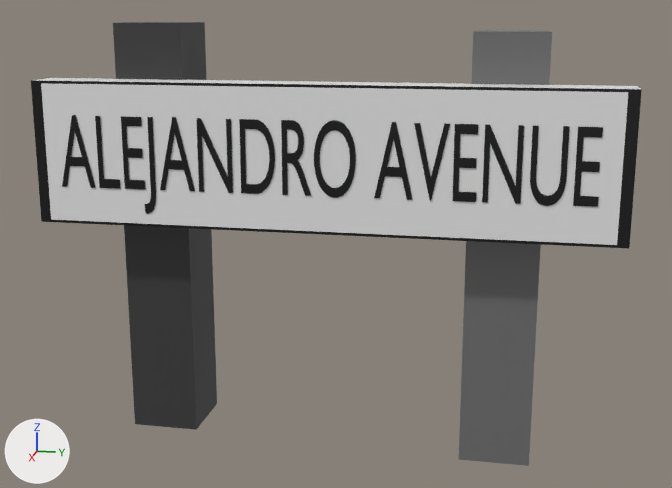
Two versions of the FBX model Assets/Models/uk_street_sign_rural_19.fbx, one commit apart.
One viewpoint serves both versions: a 50 mm camera at (25.63, 8.79, 11.27) aimed at (0.07, 3.67, 4.88). Every picture has the same lights, and +X, +Y and +Z are marked at lower left. Where no turn or scale is listed for an object, it has been applied to the vertices.

Script lines for the objects in view, before the commit:
```python
me_cube_001 = bpy.data.meshes.new('Cube.001')
me_cube_001.from_pydata(...)  # 12 vertices, 10 faces; spans x -1.0..1.0, y -1.0..1.0, z -2.0..10.13
me_cube_001.materials.append(mat_material_001)  # dark grey #6e6e6e
me_cube_002 = bpy.data.meshes.new('Cube.002')
me_cube_002.from_pydata(...)  # 12 vertices, 10 faces; spans x -0.6..0.6, y -8.1..8.1, z -2.0..2.0
# faces by material slot: [6, 4]
me_cube_002.materials.append(mat_material_002)  # white #e7e7e7
me_cube_002.materials.append(mat_material_003)  # black #000000
me_text = bpy.data.meshes.new('Text')
me_text.from_pydata(...)  # 465 vertices, 447 faces; spans x 0.0..9.54, y -0.23..0.69, z 0.0
me_text.materials.append(mat_material_004)  # black #000000
ob_cube_001 = bpy.data.objects.new('Cube.001', me_cube_001)
ob_cube_001.location = (-0.45, 8.41, 0.72)
ob_cube_002 = bpy.data.objects.new('Cube.002', me_cube_002)
ob_cube_002.location = (1.04, 3.47, 7.51)
ob_text = bpy.data.objects.new('Text', me_text)
ob_text.location = (1.65, -3.9, 6.57)
ob_text.rotation_euler = (1.571, 0.0, 1.571)  # degrees (90, 0, 90)
ob_text.scale = (1.54, 2.95, 4.0)
# also in view: 'Cube' at (-0.45, -1.59, 5.0)
```
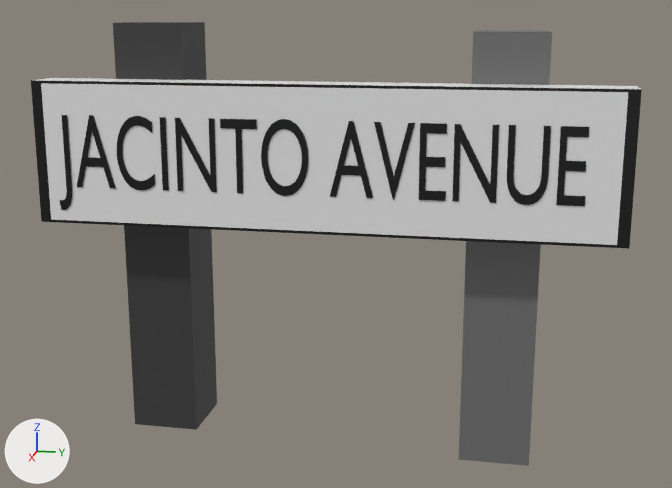
The change, as a diff of the scene's bpy script:
```diff
--- a/Assets/Models/uk_street_sign_rural_19.fbx.py
+++ b/Assets/Models/uk_street_sign_rural_19.fbx.py
@@ me_text @@
 # used by ob_text; location = (1.65, -3.9, 6.57); rotation_euler = (1.571, 0.0, 1.571), in degrees (90, 0, 90); scale = (1.54, 2.95, 4.0)
-me_text.from_pydata(...)  # 465 vertices, 447 faces; spans x 0.0..9.54, y -0.23..0.69, z 0.0
+me_text.from_pydata(...)  # 398 vertices, 378 faces; spans x -0.06..8.09, y -0.23..0.69, z 0.0
+# me_text part 1: the loose piece of 12 vertices spanning x 7.16..7.55, y 0.0..0.68, z 0.0 is moved by (0.54, 0.0, 0.0)
+# me_text part 2: the loose piece of 78 vertices spanning x 8.42..9.01, y -0.01..0.68, z 0.0 is moved by (-1.45, 0.0, 0.0)
+# me_text part 3: the loose piece of 10 vertices spanning x 7.66..8.29, y 0.0..0.68, z 0.0 is moved by (-1.45, 0.0, 0.0)
+# me_text part 4: the loose piece of 12 vertices spanning x 9.15..9.54, y 0.0..0.68, z 0.0 is moved by (-3.44, 0.0, 0.0)
+# me_text part 5: the loose piece of 7 vertices spanning x 6.48..7.08, y -0.01..0.68, z 0.0 is moved by (-1.45, 0.0, 0.0)
+# me_text part 6: the loose piece of 11 vertices spanning x 5.81..6.48, y 0.0..0.69, z 0.0 is moved by (-1.45, 0.0, 0.0)
+# me_text part 7: the loose piece of 10 vertices spanning x 2.65..3.28, y 0.0..0.68, z 0.0 is moved by (-0.7, 0.0, 0.0)
+# me_text part 8: the loose piece of 11 vertices spanning x 0.0..0.67, y 0.0..0.69, z 0.0 is moved by (0.25, 0.0, 0.0)
+# me_text part 9: the loose piece of 41 vertices spanning x 1.6..1.83, y -0.23..0.68, z 0.0 is moved by (-1.66, 0.0, 0.0)
+# me_text part 10: the loose piece of 12 vertices spanning x 1.23..1.63, y 0.0..0.68, z 0.0 is rebuilt with 98 vertices and now spans x 0.97..1.58, y -0.01..0.69, z 0.0
+# me_text part 11: the loose piece of 96 vertices spanning x 4.75..5.49, y -0.01..0.69, z 0.0 is deleted
+# me_text part 12: the loose piece of 94 vertices spanning x 4.18..4.71, y 0.0..0.68, z 0.0 is deleted
+# me_text part 13: the loose piece of 11 vertices spanning x 1.91..2.57, y 0.0..0.69, z 0.0 is deleted
+# me_text part 14: the loose piece of 6 vertices spanning x 0.74..1.15, y 0.0..0.68, z 0.0 is deleted
+# me_text part 15
+# 52 vertices are removed from x 3.43..4.06, y 0.0..0.68, z 0.0
+# 54 faces are deleted
+# 1 vertex moves within x 3.74, y 0.09, z 0.0
+# 92 vertices are added at x 1.7..4.04, y -0.01..0.69, z 0.0
+# 7 new vertices lie (0.11, 0.0, 0.0) away from vertices in x 3.33..3.93, y -0.01..0.69, z 0.0
+# 7 new vertices lie (0.1, 0.0, 0.0) away from vertices in x 1.7..3.94, y 0.0..0.68, z 0.0
+# 104 new faces join them
 me_text.materials.append(mat_material_004)
@@ ob_text @@
 ob_text.rotation_euler = (1.571, 0.0, 1.571)  # degrees (90, 0, 90)
-ob_text.scale = (1.54, 2.95, 4.0)
+ob_text.scale = (1.77, 2.95, 4.0)
```

Pixel boxes (x1, y1, x2, y2) of what changed, in the pictures (672 x 488 px; the box of a moved part takes in the faces that stretch with it):
'Text', reshaped, rescaled
    before: (62, 115, 603, 214)
    after: (59, 115, 589, 210)
part 1 of me_text, moved or reshaped
    before: (453, 124, 478, 202)
    after: (556, 126, 589, 206)
part 2 of me_text, moved or reshaped
    before: (530, 126, 570, 206)
    after: (507, 125, 551, 205)
part 3 of me_text, moved or reshaped
    before: (482, 125, 524, 204)
    after: (452, 124, 499, 203)
part 4 of me_text, moved or reshaped
    before: (573, 127, 603, 207)
    after: (419, 123, 447, 201)
part 5 of me_text, moved or reshaped
    before: (414, 123, 450, 201)
    after: (374, 122, 415, 200)
part 6 of me_text, moved or reshaped
    before: (374, 122, 413, 200)
    after: (330, 121, 373, 198)
part 7 of me_text, moved or reshaped
    before: (197, 118, 233, 193)
    after: (175, 118, 217, 192)
part 8 of me_text, moved or reshaped
    before: (62, 115, 96, 188)
    after: (77, 115, 116, 189)
part 9 of me_text, moved or reshaped
    before: (144, 117, 156, 214)
    after: (59, 115, 72, 210)
part 10 of me_text, rebuilt (56% wider)
    before: (121, 117, 145, 190)
    after: (117, 116, 155, 190)
part 11 of me_text, deleted (black)
    before: (314, 120, 356, 198)
part 12 of me_text, deleted (black)
    before: (281, 120, 311, 196)
part 13 of me_text, deleted (black)
    before: (160, 117, 195, 191)
part 14 of me_text, deleted (black)
    before: (95, 116, 120, 189)
part 15 of me_text, built on
    before: (239, 119, 275, 194)
    after: (159, 117, 308, 196)
